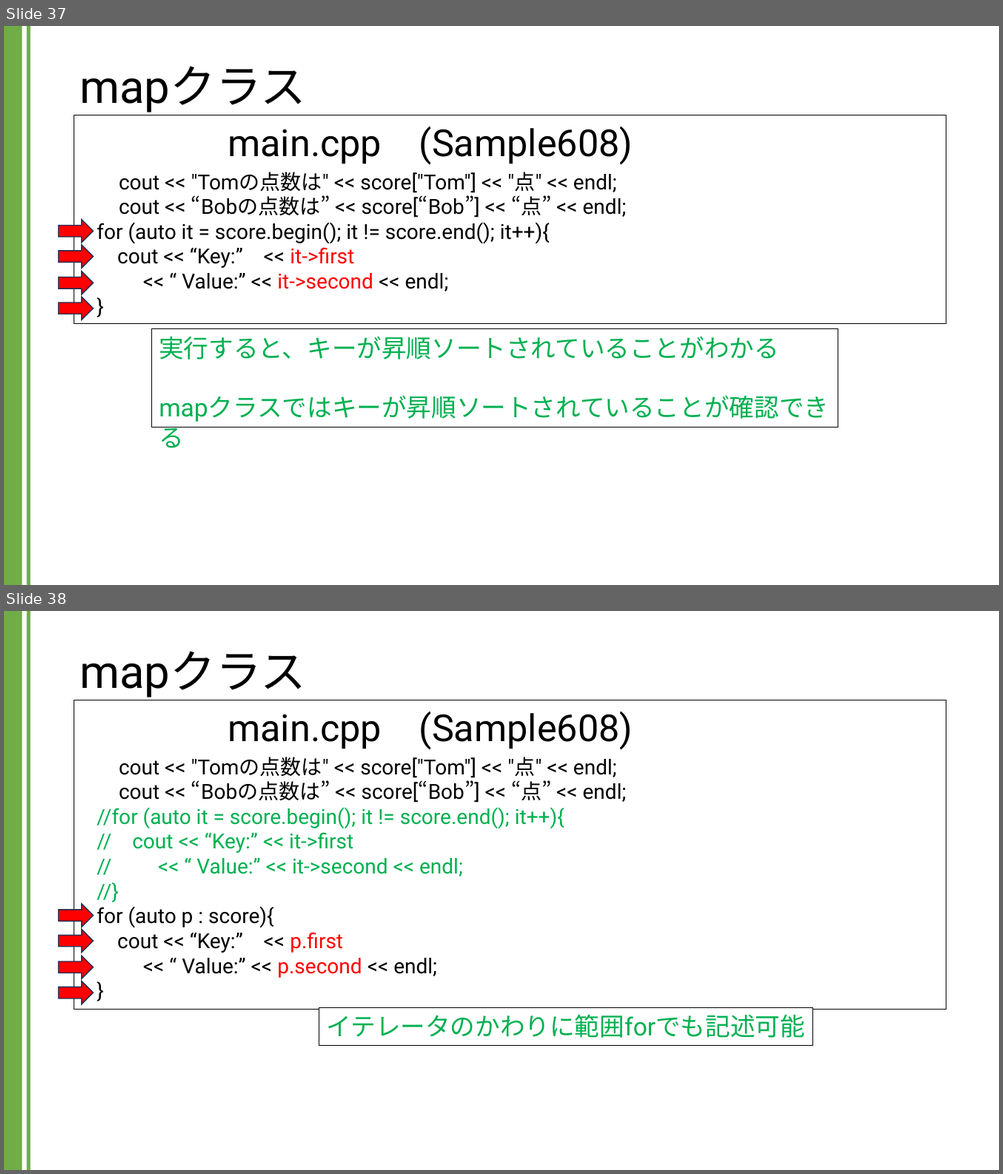
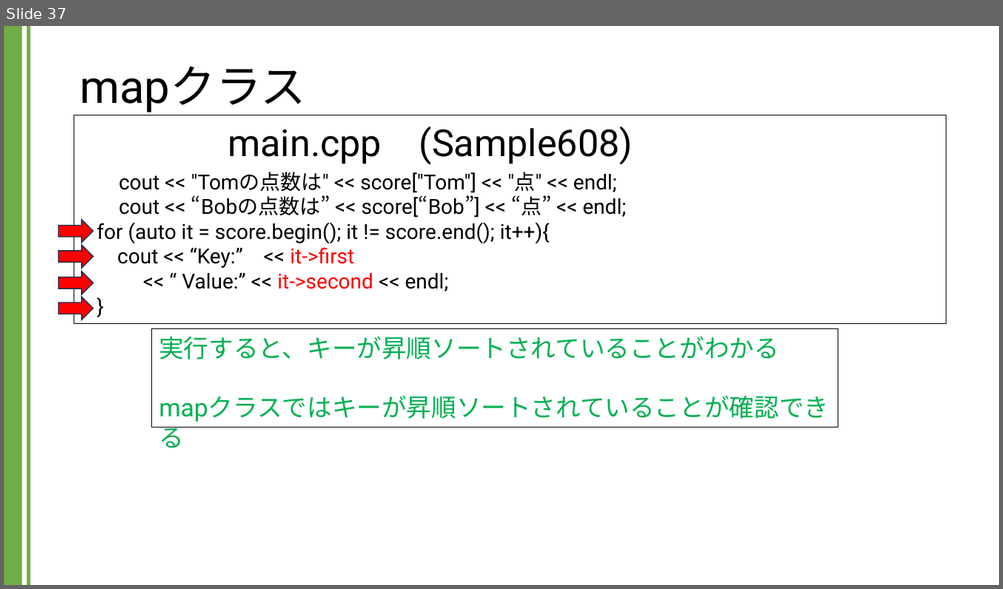
Before and after one commit to kic-murata/cpp2024, a slide deck: 授業資料/講義資料：CSVファイル.pptx. Shown one above the other, each under a label of ours: slides 37 and 38 before the commit, slide 37 after it. The pictures are 1003x1174 and 1003x589 pixels, drawn with LibreOffice and Linux fonts; fonts in the diff are those of the drawing. Boxes give left, top, right and bottom in pixels: in the first picture for what was removed or moved away, otherwise in the second. Text is boxed around its words. In the diff, an @@ line names an element or a change of style, - is before the commit and + after.

Commit message:
講義資料

```diff
--- a/授業資料/講義資料：CSVファイル.pptx
+++ b/授業資料/講義資料：CSVファイル.pptx
@@ slide 38 removed at [4,611,999,1170], background #FFFFFF; not listed: 2 template elements that a slide beside it also shows @@
@@ title removed at [79,651,306,698] @@
-mapクラス
@@ rectangle removed at [74,701,946,1009] @@
-cout << "Tomの点数は" << score["Tom"] << "点" << endl;
-cout << “Bobの点数は” << score[“Bob”] << “点” << endl;
-//for (auto it = score.begin(); it != score.end(); it++){
-// cout << “Key:” << it->first
-// << “ Value:” << it->second << endl;
-//}
-for (auto p : score){
-cout << “Key:” << p.first
-<< “ Value:” << p.second << endl;
-}
@@ text removed at [227,712,632,750] @@
-main.cpp (Sample608)
@@ right arrow removed at [59,904,94,927] @@
@@ right arrow removed at [59,930,94,953] @@
@@ right arrow removed at [59,957,94,980] @@
@@ right arrow removed at [59,982,94,1005] @@
@@ rectangle removed at [318,1008,812,1045] @@
-イテレータのかわりに範囲forでも記述可能
```
